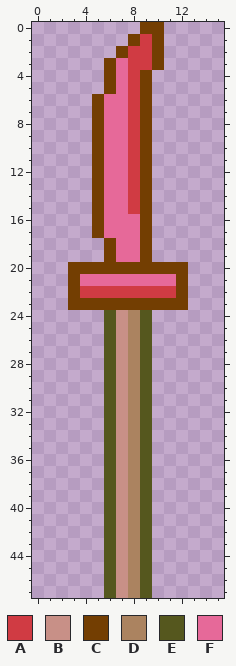
Pixel-art file, stored at src/objects/long-moving-spike/LongSpike.aseprite. Above: the version before the commit.
16x48 pixels, 1 frame.
Palette (. is transparent): A #d03b43  B #c89087  C #733e02  D #ab8360  E #55571e  F #e66999
Once edited:
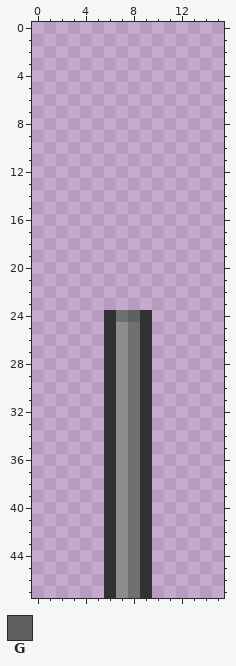
Colours new in this view: G #606060
Change:
layer "spike" now hidden
Colour B changes from #c89087 to #8d8d8d.
Colour D changes from #ab8360 to #707070.
Colour E changes from #55571e to #313131.
Colour D replaces colour B in row 24 at x 7.
Colour G replaces colour D in row 24 at x 8.
The edit erases colour A in row 1 at x 9; in rows 2 to 3 at x 8 to 9; in rows 4 to 15 at x 8; in row 22 at x 4 to 11.
The edit erases colour C in row 0 at x 9 to 10; in row 1 at x 8 and 10; in row 2 at x 7 and 10; in row 3 at x 6 and 10; in rows 4 to 5 at x 6 and 9; in rows 6 to 17 at x 5 and 9.
The edit erases colour C in rows 18 to 19 at x 6 and 9; in row 20 at x 3 to 12; in rows 21 to 22 at x 3 and 12; in row 23 at x 3 to 12.
The edit erases colour F in rows 3 to 5 at x 7; in rows 6 to 15 at x 6 to 7; in rows 16 to 17 at x 6 to 8; in rows 18 to 19 at x 7 to 8; in row 21 at x 4 to 11.
Where, in picture pixels (left, top, right, bottom), the same in both pictures:
changed: (68, 22, 188, 598)
